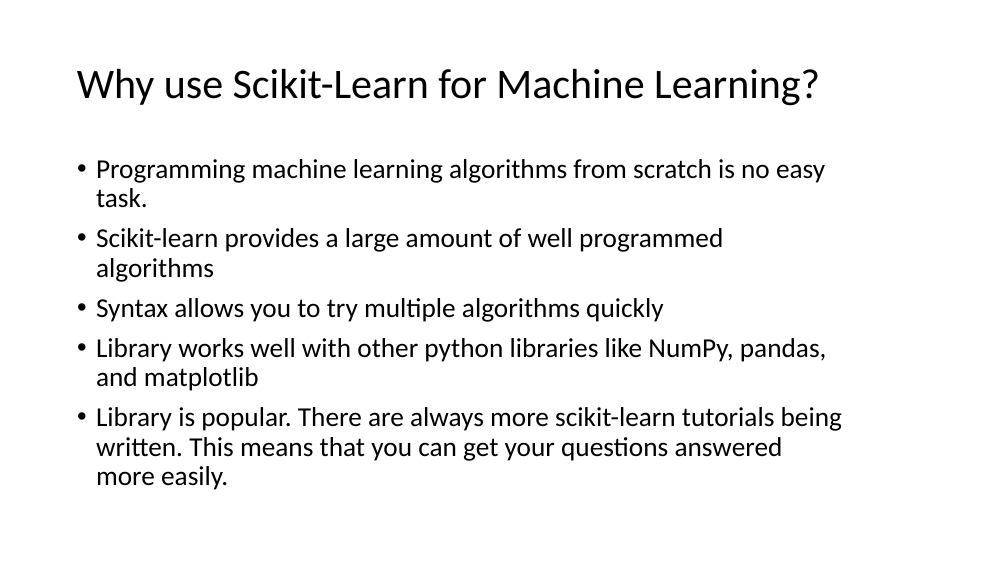
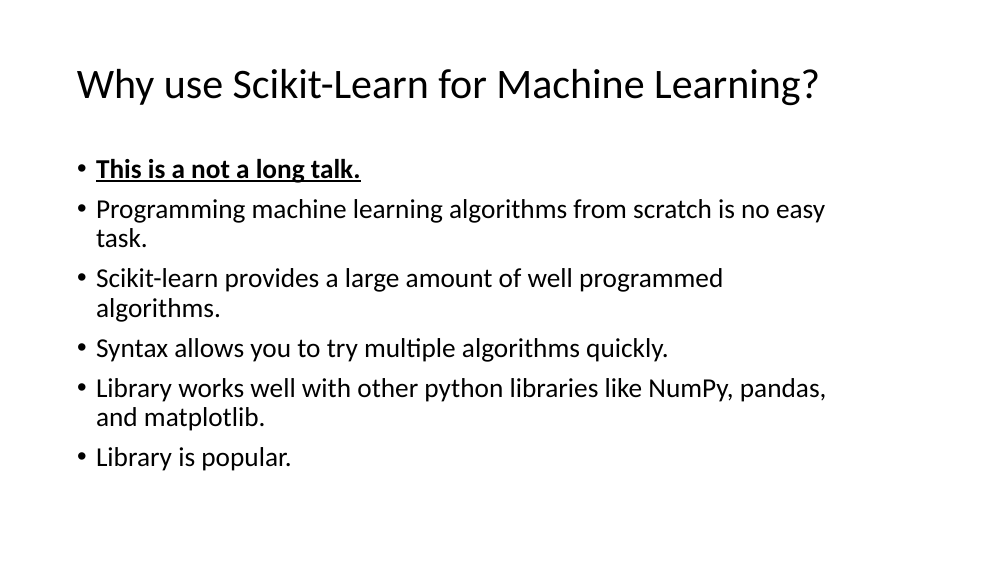
Before and after one commit to mGalarnyk/MLModelsScikit-Learn, a slide deck: slide 13 of powerpoints/Introduction.pptx (slide 10 before the commit). Drawn at 1008x567 pixels with LibreOffice and Linux fonts; fonts in the diff are those of the drawing. Boxes give left, top, right and bottom in pixels: in the first picture for what was removed or moved away, otherwise in the second. Text is boxed around its words. In the diff, an @@ line names an element or a change of style, - is before the commit and + after.

```diff
--- a/powerpoints/Introduction.pptx
+++ b/powerpoints/Introduction.pptx
@@ text at (x1=96, y1=159, x2=361, y2=183): paragraph added @@
+• This is a not a long talk.
@@ text at (x1=96, y1=268, x2=827, y2=471): text changed @@
-• Scikit-learn provides a large amount of well programmed algorithms
-• Syntax allows you to try multiple algorithms quickly
-• Library works well with other python libraries like NumPy, pandas, and matplotlib
-• Library is popular. There are always more scikit-learn tutorials being written. This means that you can get your questions answered more easily.
+• Scikit-learn provides a large amount of well programmed algorithms.
+• Syntax allows you to try multiple algorithms quickly.
+• Library works well with other python libraries like NumPy, pandas, and matplotlib.
+• Library is popular.
```
Also in this commit, not shown: 5 other slides changed, 4 slides added, 2 slides removed, 3 other files.
